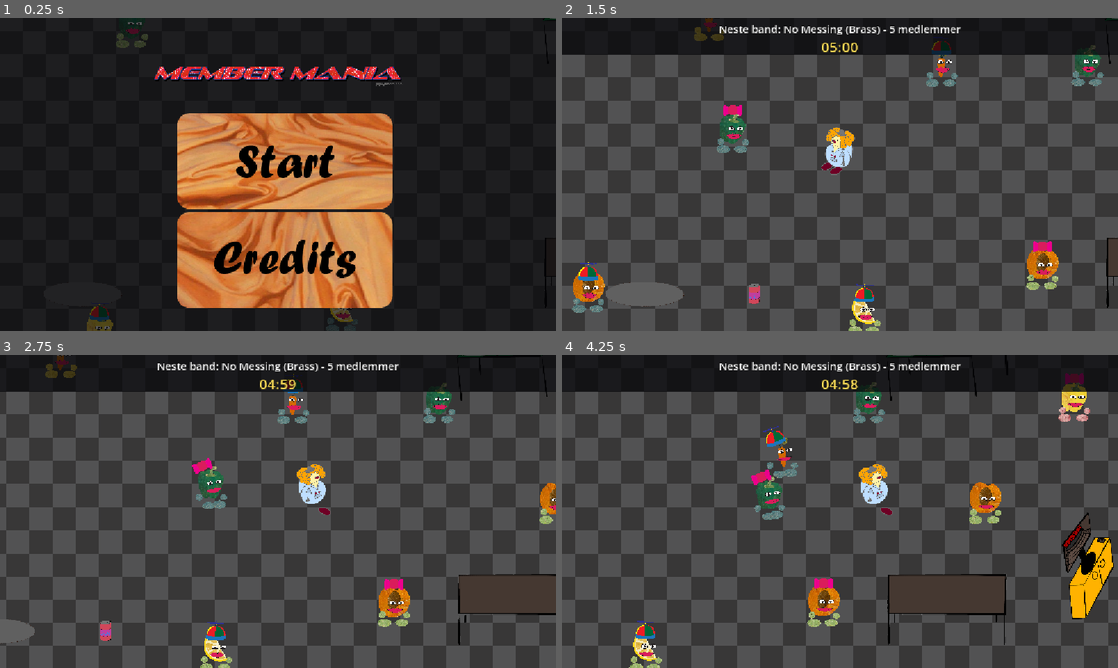
Above: before the commit, frames 1-4 (two rows, left to right).
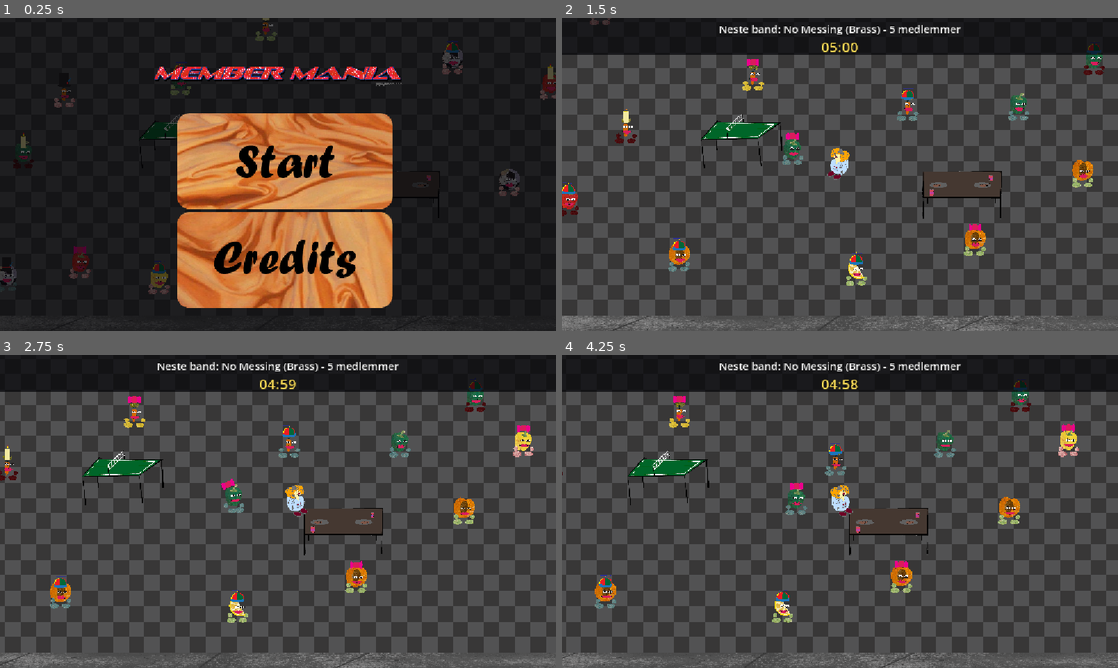
Above: after the commit, the same moments.

Repository: hexahigh/cool-game-project
Game: Godot game, scene res://scenes/main_menu.tscn
The game is run twice, just before and just after one commit, with the same random seed, the same clock (stepped at 60 frames per second) and the same inputs. Sound files missing from this copy of the repository are replaced by a short silence.
Inputs (mouse positions are in pixels of both pictures, inside the frame that each line leads up to):
- Up to frame 1 (0.25 s): no input
- Up to frame 2 (1.5 s): click (840, 158) at 0.5 s; click "Start" at 1.25 s
- Up to frame 3 (2.75 s): tap Enter at 2 s; move the mouse to (400, 495) at 2.02 s; hold D (move_right) from 2.03 s (still down); hold Space (follow_nearest) from 2.03 s (still down); click (400, 495) at 2.17 s
- Up to frame 4 (4.25 s): release D (move_right) at 2.75 s; release Space (follow_nearest) at 2.75 s; drag from (728, 527) to (812, 574) at 2.77 s; move the mouse to (895, 442) at 3.52 s; hold D (move_right) from 3.53 s (still down); hold Space (follow_nearest) from 3.53 s (still down)

The runs differ from the first frame. In frame 1, 2.4% of the frame differs, in the area x 0-100%, y 0-100%; in frame 2, 48%; in frame 3, 48%; in frame 4, 49%.

Commit message:
fix looping

Diff:
--- a/scenes/main.tscn
+++ b/scenes/main.tscn
@@ -27,39 +27,39 @@
 [sub_resource type="RectangleShape2D" id="RectangleShape2D_sugp2"]
 size = Vector2(32, 648)
 
+[sub_resource type="RectangleShape2D" id="RectangleShape2D_exit"]
+size = Vector2(8, 216)
+
 [sub_resource type="RectangleShape2D" id="RectangleShape2D_jyhfs"]
 size = Vector2(32, 864)
 
-[sub_resource type="RectangleShape2D" id="RectangleShape2D_exit"]
-size = Vector2(8, 216)
-
-[sub_resource type="RectangleShape2D" id="RectangleShape2D_player_feet"]
-size = Vector2(32, 16)
+[sub_resource type="RectangleShape2D" id="RectangleShape2D_table"]
+size = Vector2(165, 99)
+
+[sub_resource type="RectangleShape2D" id="RectangleShape2D_tennis"]
+size = Vector2(170, 114)
+
+[sub_resource type="RectangleShape2D" id="RectangleShape2D_tv"]
+size = Vector2(72, 148)
+
+[sub_resource type="RectangleShape2D" id="RectangleShape2D_plate"]
+size = Vector2(109, 35)
+
+[sub_resource type="RectangleShape2D" id="RectangleShape2D_cookie"]
+size = Vector2(94, 35)
+
+[sub_resource type="ShaderMaterial" id="ShaderMaterial_drink"]
+shader = ExtResource("19_white")
+
+[sub_resource type="RectangleShape2D" id="RectangleShape2D_drink"]
+size = Vector2(19, 30)
 
 [sub_resource type="CapsuleShape2D" id="CapsuleShape2D_player"]
 radius = 20.0
 height = 56.0
 
-[sub_resource type="RectangleShape2D" id="RectangleShape2D_cookie"]
-size = Vector2(94, 35)
-
-[sub_resource type="RectangleShape2D" id="RectangleShape2D_plate"]
-size = Vector2(109, 35)
-
-[sub_resource type="RectangleShape2D" id="RectangleShape2D_table"]
-size = Vector2(165, 99)
-
-[sub_resource type="RectangleShape2D" id="RectangleShape2D_tennis"]
-size = Vector2(170, 114)
-
-[sub_resource type="RectangleShape2D" id="RectangleShape2D_tv"]
-size = Vector2(72, 148)
-
-[sub_resource type="RectangleShape2D" id="RectangleShape2D_drink"]
-size = Vector2(76, 71)
-
-[sub_resource type="ShaderMaterial" id="ShaderMaterial_drink"]
-shader = ExtResource("19_white")
+[sub_resource type="RectangleShape2D" id="RectangleShape2D_player_feet"]
+size = Vector2(32, 16)
 
 [node name="Main" type="Node2D" unique_id=982088224]
 
@@ -135,7 +135,7 @@
 [node name="Furniture" type="Node2D" parent="Room" unique_id=498670479]
 
 [node name="Table" type="StaticBody2D" parent="Room/Furniture" unique_id=498670480]
-position = Vector2(450, 285)
+position = Vector2(253, 182)
 
 [node name="Sprite" type="Sprite2D" parent="Room/Furniture/Table" unique_id=498670481]
 position = Vector2(-1.7, -6.7)
@@ -146,7 +146,7 @@
 shape = SubResource("RectangleShape2D_table")
 
 [node name="TennisTable" type="StaticBody2D" parent="Room/Furniture" unique_id=498670483]
-position = Vector2(450, -60)
+position = Vector2(-204, 70)
 
 [node name="Sprite" type="Sprite2D" parent="Room/Furniture/TennisTable" unique_id=498670484]
 position = Vector2(0.1, -2.6)
@@ -157,7 +157,7 @@
 shape = SubResource("RectangleShape2D_tennis")
 
 [node name="TV" type="StaticBody2D" parent="Room/Furniture" unique_id=498670486]
-position = Vector2(645, 225)
+position = Vector2(-741, 308)
 
 [node name="Sprite" type="Sprite2D" parent="Room/Furniture/TV" unique_id=498670487]
 position = Vector2(4.2, -2.1)
@@ -167,8 +167,33 @@
 [node name="Shape" type="CollisionShape2D" parent="Room/Furniture/TV" unique_id=498670488]
 shape = SubResource("RectangleShape2D_tv")
 
+[node name="Plate2" type="StaticBody2D" parent="Room/Furniture" unique_id=1510535535]
+position = Vector2(295, 162)
+scale = Vector2(0.34, 0.34)
+
+[node name="Sprite" type="Sprite2D" parent="Room/Furniture/Plate2" unique_id=1267369910]
+position = Vector2(0, -1.3)
+scale = Vector2(0.12, 0.12)
+texture = ExtResource("15_plate")
+
+[node name="Shape" type="CollisionShape2D" parent="Room/Furniture/Plate2" unique_id=591308800]
+shape = SubResource("RectangleShape2D_plate")
+
+[node name="Plate" type="StaticBody2D" parent="Room/Furniture" unique_id=498670492]
+position = Vector2(204, 162)
+scale = Vector2(0.34, 0.34)
+
+[node name="Sprite" type="Sprite2D" parent="Room/Furniture/Plate" unique_id=498670493]
+position = Vector2(0, -1.3)
+scale = Vector2(0.12, 0.12)
+texture = ExtResource("15_plate")
+
+[node name="Shape" type="CollisionShape2D" parent="Room/Furniture/Plate" unique_id=498670494]
+shape = SubResource("RectangleShape2D_plate")
+
 [node name="Cookie" type="StaticBody2D" parent="Room/Furniture" unique_id=498670489]
-position = Vector2(-450, 300)
+position = Vector2(201, 162.00002)
+scale = Vector2(0.185, 0.185)
 
 [node name="Sprite" type="Sprite2D" parent="Room/Furniture/Cookie" unique_id=498670490]
 position = Vector2(-0.2, -0.9)
@@ -178,19 +203,21 @@
 [node name="Shape" type="CollisionShape2D" parent="Room/Furniture/Cookie" unique_id=498670491]
 shape = SubResource("RectangleShape2D_cookie")
 
-[node name="Plate" type="StaticBody2D" parent="Room/Furniture" unique_id=498670492]
-position = Vector2(-270, 315)
-
-[node name="Sprite" type="Sprite2D" parent="Room/Furniture/Plate" unique_id=498670493]
-position = Vector2(0, -1.3)
-scale = Vector2(0.12, 0.12)
-texture = ExtResource("15_plate")
-
-[node name="Shape" type="CollisionShape2D" parent="Room/Furniture/Plate" unique_id=498670494]
-shape = SubResource("RectangleShape2D_plate")
+[node name="Cookie2" type="StaticBody2D" parent="Room/Furniture" unique_id=689382404]
+position = Vector2(298, 162.00002)
+scale = Vector2(0.185, 0.185)
+
+[node name="Sprite" type="Sprite2D" parent="Room/Furniture/Cookie2" unique_id=225892968]
+position = Vector2(-0.2, -0.9)
+scale = Vector2(0.1, 0.1)
+texture = ExtResource("13_cookie")
+
+[node name="Shape" type="CollisionShape2D" parent="Room/Furniture/Cookie2" unique_id=575268123]
+shape = SubResource("RectangleShape2D_cookie")
 
 [node name="Drink" type="StaticBody2D" parent="Room/Furniture" unique_id=498670495]
-position = Vector2(-90, 315)
+position = Vector2(327, 147)
+scale = Vector2(0.48000002, 0.48000002)
 
 [node name="Sprite" type="Sprite2D" parent="Room/Furniture/Drink" unique_id=498670496]
 material = SubResource("ShaderMaterial_drink")
@@ -199,6 +226,21 @@
 texture = ExtResource("14_drink")
 
 [node name="Shape" type="CollisionShape2D" parent="Room/Furniture/Drink" unique_id=498670497]
+position = Vector2(-28.5, -1)
+shape = SubResource("RectangleShape2D_drink")
+
+[node name="Drink2" type="StaticBody2D" parent="Room/Furniture" unique_id=755422201]
+position = Vector2(205, 177)
+scale = Vector2(0.52, 0.52)
+
+[node name="Sprite" type="Sprite2D" parent="Room/Furniture/Drink2" unique_id=912844198]
+material = SubResource("ShaderMaterial_drink")
+position = Vector2(-28.2, -1.3)
+scale = Vector2(0.08, 0.08)
+texture = ExtResource("14_drink")
+
+[node name="Shape" type="CollisionShape2D" parent="Room/Furniture/Drink2" unique_id=969054227]
+position = Vector2(-28.5, -1)
 shape = SubResource("RectangleShape2D_drink")
 
 [node name="CollectionArea" type="Node2D" parent="." unique_id=1673832844]
@@ -229,7 +271,6 @@
 shape = SubResource("RectangleShape2D_player_feet")
 
 [node name="Camera2D" type="Camera2D" parent="Player" unique_id=1901961611]
-zoom = Vector2(1.5, 1.5)
 limit_left = -800
 limit_top = -464
 limit_right = 800
Not shown: 1 places in scenes/main.tscn that only renumber resources
Not shown, changed: songs/enlightenment/bass.mp3.import
Not shown, changed: songs/enlightenment/instruments.mp3.import
Not shown, changed: songs/enlightenment/melody.mp3.import
Not shown, changed: songs/enlightenment/mono/bass.ogg.import
Not shown, changed: songs/enlightenment/mono/instruments.ogg.import
Not shown, changed: songs/enlightenment/mono/melody.ogg.import
Not shown, changed: songs/goblings/mono/drum.ogg.import
Not shown, changed: songs/goblings/mono/guitar_1.ogg.import
Not shown, changed: songs/goblings/mono/guitar_2.ogg.import
Not shown, changed: songs/goblings/mono/guitar_bass.ogg.import
Not shown, changed: songs/goblings/mono/keys.ogg.import
(and 25 more such lines)
